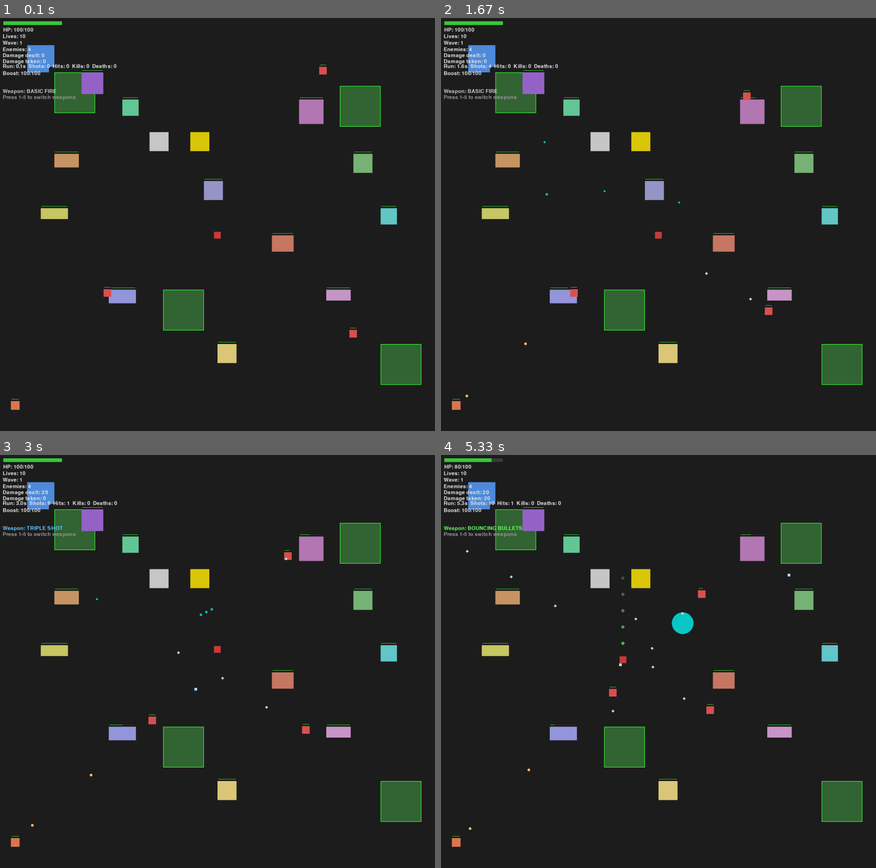
Above: before the commit, frames 1-4 (two rows, left to right).
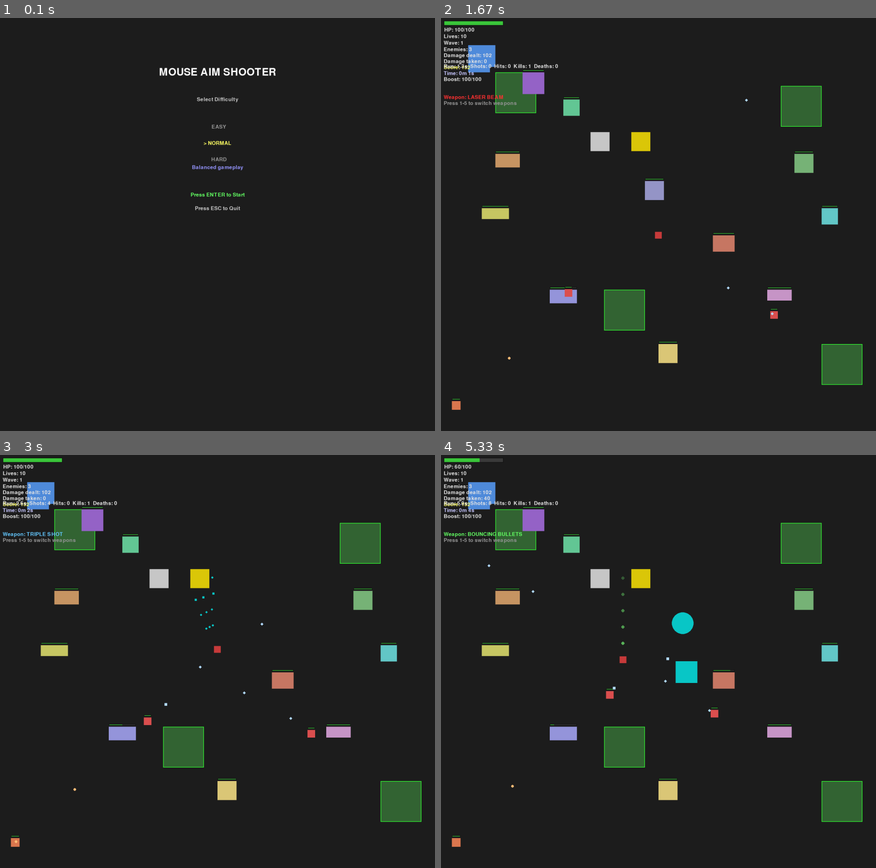
Above: after the commit, the same moments.

Repository: t-b-341/python-project---gpt_cursor-assisted
Game: pygame game, started from game.py
Same seed, same stepped clock (60 frames per second), same inputs: the game is played once before the commit and once after it.
Inputs (mouse positions are in pixels of both pictures, inside the frame that each line leads up to):
- Up to frame 1 (0.1 s): no input
- Up to frame 2 (1.67 s): tap Enter at 0.33 s; tap 6 at 0.67 s; press the mouse at (554, 150) at 1.03 s; move the mouse to (528, 187) at 1.13 s; release the mouse at (501, 224) at 1.27 s; press the mouse at (554, 150) at 1.37 s; move the mouse to (662, 228) at 1.47 s; release the mouse at (771, 302) at 1.6 s
- Up to frame 3 (3 s): tap Space at 1.67 s; click (182, 529) at 2.05 s; hold W 2.33-2.63 s; click (91, 587) at 2.42 s; tap 3 at 2.48 s; press the mouse at (182, 529) at 2.7 s; move the mouse to (187, 554) at 2.8 s; release the mouse at (191, 578) at 2.93 s
- Up to frame 4 (5.33 s): hold D 3-3.47 s; tap 5 at 3.15, 4.55 s; hold A 3.5-4.03 s; tap 3 at 3.65 s; hold S 4.07-4.37 s; tap 4 at 4.22, 5.32 s; hold A 4.4-4.8 s; press the mouse at (623, 529) at 4.87 s; move the mouse to (706, 599) at 4.97 s; release the mouse at (793, 669) at 5.1 s; hold W from 5.17 s (still down)

The runs differ from the first frame. In frame 1, 8.4% of the frame differs, in the area x 0-97%, y 0-95%; in frame 2, 1.0%; in frame 3, 1.0%; in frame 4, 1.5%.

Commit message:
big update again

Diff:
--- a/game.py
+++ b/game.py
@@ -41,9 +41,6 @@
 #make the map bigger, and add in more geometry, with areas of health recovery, and overshields (extra health bar that can be used to block damage)
 #--------------------------------------------------------
 #add a pickup that increases the player's overshield
-
-
-
 #FUTURE
 #SMALL FEATURES TO ADD; integrate C++ for the physics and collision detection?
 #multiple levels, with different themes and enemies, and pickups, and powerups
@@ -56,8 +53,6 @@
 #add a difficulty selector, so the player can choose the difficulty of the game, which impacts enemy spawns (more, harder enemies, fewer pickups?)
 #by end of game it's a bullet hell with the player having all their tools
 #add space bar to jump in direction of movement?
-
-
 #--------------------------------------------------------
 
 
@@ -156,11 +151,28 @@
 # ----------------------------
 # Game state
 # ----------------------------
+STATE_MENU = "MENU"
 STATE_PLAYING = "PLAYING"
 STATE_PAUSED = "PAUSED"
 STATE_CONTINUE = "CONTINUE"
-
-state = STATE_PLAYING
+STATE_ENDURANCE = "ENDURANCE"
+
+state = STATE_MENU
+
+# Difficulty settings
+DIFFICULTY_EASY = "EASY"
+DIFFICULTY_NORMAL = "NORMAL"
+DIFFICULTY_HARD = "HARD"
+difficulty = DIFFICULTY_NORMAL
+difficulty_selected = 1  # 0 = Easy, 1 = Normal, 2 = Hard
+difficulty_options = [DIFFICULTY_EASY, DIFFICULTY_NORMAL, DIFFICULTY_HARD]
+
+# Difficulty multipliers
+difficulty_multipliers = {
+    DIFFICULTY_EASY: {"enemy_hp": 0.7, "enemy_speed": 0.8, "enemy_spawn": 0.8, "pickup_spawn": 1.3},
+    DIFFICULTY_NORMAL: {"enemy_hp": 1.0, "enemy_speed": 1.0, "enemy_spawn": 1.0, "pickup_spawn": 1.0},
+    DIFFICULTY_HARD: {"enemy_hp": 1.5, "enemy_speed": 1.3, "enemy_spawn": 1.5, "pickup_spawn": 0.7},
+}
 
 pause_options = ["Continue", "Quit"]
 pause_selected = 0
@@ -190,6 +202,15 @@
 last_horizontal_key = None  # keycode of current "latest" horizontal key
 last_vertical_key = None  # keycode of current "latest" vertical key
 last_move_velocity = pygame.Vector2(0, 0)
+
+# Jump/Dash mechanic (space bar)
+jump_cooldown = 0.5  # seconds between jumps
+jump_cooldown_timer = 0.0
+jump_velocity = pygame.Vector2(0, 0)  # Current jump velocity
+jump_speed = 600  # pixels per second
+jump_duration = 0.15  # seconds
+jump_timer = 0.0
+is_jumping = False
 
 # Boost / slow
 boost_meter_max = 100.0
@@ -216,10 +237,17 @@
     "bullet_explosion_radius": 0.0,  # explosion radius in pixels (0 = no explosion)
 }
 
-# Weapon mode system (keys 1-5 to switch)
+# Weapon mode system (keys 1-6 to switch)
 # "basic" = normal bullets, "rocket" = rocket launcher, "triple" = triple shot,
-# "bouncing" = bouncing bullets, "giant" = giant bullets
+# "bouncing" = bouncing bullets, "giant" = giant bullets, "laser" = laser beam
 current_weapon_mode = "basic"
+
+# Laser beam system
+laser_beams: list[dict] = []  # List of active laser beams
+laser_length = 800  # Maximum laser length in pixels
+laser_damage = 50  # Damage per frame while on target
+laser_cooldown = 0.3  # Cooldown between laser shots
+laser_time_since_shot = 999.0
 
 # ----------------------------
 # World blocks
@@ -392,6 +420,8 @@
 enemies_spawned = 0
 enemies_killed = 0
 deaths = 0
+score = 0
+survival_time = 0.0  # Total time survived in seconds
 
 POS_SAMPLE_INTERVAL = 0.10
 pos_timer = 0.0
@@ -428,6 +458,19 @@
     if v.length_squared() == 0:
         return pygame.Vector2(1, 0)
     return v.normalize()
+
+
+def line_rect_intersection(start: pygame.Vector2, end: pygame.Vector2, rect: pygame.Rect) -> pygame.Vector2 | None:
+    """Find the closest intersection point between a line and a rectangle."""
+    # Check if line intersects with rectangle
+    clipped = rect.clipline(start, end)
+    if not clipped:
+        return None
+    # Return the point closest to start
+    p1, p2 = clipped
+    dist1 = (pygame.Vector2(p1) - start).length_squared()
+    dist2 = (pygame.Vector2(p2) - start).length_squared()
+    return pygame.Vector2(p1) if dist1 < dist2 else pygame.Vector2(p2)
 
 
 def can_move_rect(rect: pygame.Rect, dx: int, dy: int, other_rects: list[pygame.Rect]) -> bool:
@@ -534,9 +577,14 @@
     """Spawn a new wave with scaling."""
     global enemies, wave_active
     enemies = []
-    hp_scale = 1.0 + 0.15 * (wave_num - 1)
-    speed_scale = 1.0 + 0.05 * (wave_num - 1)
-    count = min(base_enemies_per_wave + enemy_spawn_boost_level + 2 * (wave_num - 1), max_enemies_per_wave)
+    # Apply difficulty multipliers
+    diff_mult = difficulty_multipliers[difficulty]
+    hp_scale = (1.0 + 0.15 * (wave_num - 1)) * diff_mult["enemy_hp"]
+    speed_scale = (1.0 + 0.05 * (wave_num - 1)) * diff_mult["enemy_speed"]
+    # Apply difficulty to enemy count
+    diff_mult = difficulty_multipliers[difficulty]
+    base_count = base_enemies_per_wave + enemy_spawn_boost_level + 2 * (wave_num - 1)
+    count = min(int(base_count * diff_mult["enemy_spawn"]), max_enemies_per_wave)
 
     spawned: list[dict] = []
     for _ in range(count):
@@ -585,6 +633,47 @@
     })
 
 
+def spawn_weapon_drop(enemy: dict):
+    """Spawn a weapon drop from a killed enemy."""
+    enemy_type = enemy.get("type", "grunt")
+    weapon_drop_map = {
+        "grunt": "basic",
+        "stinky": "basic",
+        "heavy": "rocket",
+        "baka": "triple",
+        "neko neko desu": "bouncing",
+        "BIG NEKU": "giant",
+        "bouncer": "bouncing",
+    }
+    # 30% chance to drop weapon
+    if random.random() < 0.3 and enemy_type in weapon_drop_map:
+        weapon_type = weapon_drop_map[enemy_type]
+        # Spawn weapon pickup at enemy location
+        weapon_pickup_size = (28, 28)
+        weapon_pickup_rect = pygame.Rect(
+            enemy["rect"].centerx - weapon_pickup_size[0] // 2,
+            enemy["rect"].centery - weapon_pickup_size[1] // 2,
+            weapon_pickup_size[0],
+            weapon_pickup_size[1]
+        )
+        weapon_colors_map = {
+            "basic": (200, 200, 200),
+            "rocket": (255, 100, 0),
+            "triple": (100, 200, 255),
+            "bouncing": (100, 255, 100),
+            "giant": (255, 200, 0),
+            "laser": (255, 50, 50),
+        }
+        pickups.append({
+            "type": weapon_type,
+            "rect": weapon_pickup_rect,
+            "color": weapon_colors_map.get(weapon_type, (180, 100, 255)),
+            "timer": 10.0,  # Weapon pickups last 10 seconds
+            "age": 0.0,
+            "is_weapon_drop": True,  # Mark as weapon drop
+        })
+
+
 def draw_health_bar(x, y, w, h, hp, max_hp):
     hp = max(0, min(hp, max_hp))
     pygame.draw.rect(screen, (60, 60, 60), (x, y, w, h))
@@ -799,12 +888,20 @@
     global player_hp, player_time_since_shot, pos_timer
     global enemies, player_bullets, enemy_projectiles, wave_number, time_to_next_wave, wave_active
     global current_weapon_mode, overshield
+    global jump_cooldown_timer, jump_timer, is_jumping, jump_velocity
+    global laser_beams, laser_time_since_shot
 
     player_hp = player_max_hp
     overshield = 0  # Reset overshield
     player_time_since_shot = 999.0
+    laser_time_since_shot = 999.0
     pos_timer = 0.0
     current_weapon_mode = "basic"  # Reset to basic weapon
+    jump_cooldown_timer = 0.0
+    jump_timer = 0.0
+    is_jumping = False
+    jump_velocity = pygame.Vector2(0, 0)
+    laser_beams.clear()
 
     player.x = (WIDTH - player.w) // 2
     player.y = (HEIGHT - player.h) // 2
@@ -821,8 +918,8 @@
 # ----------------------------
 # Start run + log initial spawns
 # ----------------------------
-run_id = telemetry.start_run(run_started_at, player_max_hp)
-start_wave(wave_number)
+run_id = None  # Will be set when game starts
+# Don't start wave automatically - wait for menu selection
 
 
 # ----------------------------
@@ -835,6 +932,7 @@
 
         if state == STATE_PLAYING:
             run_time += dt
+            survival_time += dt  # Track total survival time
             player_time_since_shot += dt
 
         # --- Events ---
@@ -857,7 +955,7 @@
                 if event.key in (controls["move_up"], controls["move_down"]):
                     last_vertical_key = event.key
 
-                # Weapon switching (keys 1-5)
+                # Weapon switching (keys 1-6)
                 if state == STATE_PLAYING:
                     if event.key == pygame.K_1:
                         current_weapon_mode = "basic"
@@ -869,6 +967,37 @@
                         current_weapon_mode = "bouncing"
                     elif event.key == pygame.K_5:
                         current_weapon_mode = "giant"
+                    elif event.key == pygame.K_6:
+                        current_weapon_mode = "laser"
+                    # Space bar jump/dash in direction of movement
+                    elif event.key == pygame.K_SPACE and jump_cooldown_timer <= 0.0 and not is_jumping:
+                        if last_move_velocity.length_squared() > 0:
+                            # Jump in direction of movement
+                            jump_dir = last_move_velocity.normalize()
+                            jump_velocity = jump_dir * jump_speed
+                            jump_timer = jump_duration
+                            is_jumping = True
+                            jump_cooldown_timer = jump_cooldown
+                        elif move_dir.length_squared() > 0:
+                            # Fallback: use current move direction
+                            jump_dir = move_dir.normalize()
+                            jump_velocity = jump_dir * jump_speed
+                            jump_timer = jump_duration
+                            is_jumping = True
+                            jump_cooldown_timer = jump_cooldown
+
+                # Menu navigation
+                if state == STATE_MENU:
+                    if event.key == pygame.K_UP or event.key == pygame.K_w:
+                        difficulty_selected = (difficulty_selected - 1) % len(difficulty_options)
+                    elif event.key == pygame.K_DOWN or event.key == pygame.K_s:
+                        difficulty_selected = (difficulty_selected + 1) % len(difficulty_options)
+                    elif event.key == pygame.K_RETURN or event.key == pygame.K_SPACE:
+                        # Start game with selected difficulty
+                        difficulty = difficulty_options[difficulty_selected]
+                        state = STATE_PLAYING
+                        run_id = telemetry.start_run(run_started_at, player_max_hp)
+                        start_wave(wave_number)
 
                 if event.key == pygame.K_ESCAPE:
                     if state == STATE_PLAYING:
@@ -880,6 +1009,8 @@
                         running = False
                     elif state == STATE_CONTROLS:
                         state = STATE_PAUSED
+                    elif state == STATE_MENU:
+                        running = False
 
                 if event.key == pygame.K_p:
                     if state == STATE_PLAYING:
@@ -1014,19 +1145,113 @@
             else:
                 last_move_velocity = pygame.Vector2(0, 0)
 
-            move_x = int(last_move_velocity.x * dt)
-            move_y = int(last_move_velocity.y * dt)
+            # Update jump timers
+            if jump_cooldown_timer > 0.0:
+                jump_cooldown_timer -= dt
+            if is_jumping:
+                jump_timer -= dt
+                if jump_timer <= 0.0:
+                    is_jumping = False
+                    jump_velocity = pygame.Vector2(0, 0)
+
+            # Apply jump velocity if jumping
+            total_velocity = last_move_velocity.copy()
+            if is_jumping:
+                # Apply jump velocity (decay over time)
+                jump_factor = jump_timer / jump_duration
+                total_velocity += jump_velocity * jump_factor
+
+            move_x = int(total_velocity.x * dt)
+            move_y = int(total_velocity.y * dt)
 
             # Shooting
-            # Apply both temporary and permanent fire rate multipliers
-            temp_mult = fire_rate_mult if fire_rate_buff_t > 0 else 1.0
-            perm_mult = 1.0 / player_stat_multipliers["firerate"] if player_stat_multipliers["firerate"] > 1.0 else 1.0
-            # Rocket launcher has slower fire rate
-            rocket_mult = 3.5 if current_weapon_mode == "rocket" else 1.0
-            effective_cooldown = player_shoot_cooldown * temp_mult * perm_mult * rocket_mult
-            if pygame.mouse.get_pressed(3)[0] and player_time_since_shot >= effective_cooldown:
-                spawn_player_bullet_and_log()
-                player_time_since_shot = 0.0
+            laser_time_since_shot += dt
+            if current_weapon_mode == "laser":
+                # Laser beam weapon - continuous beam while mouse is held
+                if pygame.mouse.get_pressed(3)[0] and laser_time_since_shot >= laser_cooldown:
+                    # Create or update laser beam
+                    mouse_x, mouse_y = pygame.mouse.get_pos()
+                    player_center = pygame.Vector2(player.center)
+                    mouse_pos = pygame.Vector2(mouse_x, mouse_y)
+                    direction = (mouse_pos - player_center)
+                    if direction.length_squared() > 0:
+                        direction = direction.normalize()
+                        # Calculate laser end point (stops at blocks or enemies)
+                        laser_end = player_center + direction * laser_length
+                        closest_hit = None
+                        closest_dist = laser_length
+
+                        # Check collision with blocks first (solid blocks stop laser)
+                        for blk in blocks:
+                            hit = line_rect_intersection(player_center, laser_end, blk["rect"])
+                            if hit:
+                                dist = (hit - player_center).length()
+                                if dist < closest_dist:
+                                    closest_dist = dist
+                                    closest_hit = hit
+                                    laser_end = hit
+
+                        # Check collision with destructible blocks (can damage them)
+                        for db in destructible_blocks[:]:
+                            hit = line_rect_intersection(player_center, laser_end, db["rect"])
+                            if hit:
+                                dist = (hit - player_center).length()
+                                if dist < closest_dist:
+                                    closest_dist = dist
+                                    closest_hit = hit
+                                    laser_end = hit
+                                # Damage destructible block
+                                db["hp"] -= laser_damage * dt * 60  # Damage per second
+                                if db["hp"] <= 0:
+                                    destructible_blocks.remove(db)
+
+                        # Check collision with enemies (can damage them)
+                        for e in enemies[:]:
+                            hit = line_rect_intersection(player_center, laser_end, e["rect"])
+                            if hit:
+                                dist = (hit - player_center).length()
+                                if dist < closest_dist:
+                                    closest_dist = dist
+                                    closest_hit = hit
+                                    laser_end = hit
+                                # Damage enemy continuously
+                                e["hp"] -= laser_damage * dt * 60
+                                damage_dealt += int(laser_damage * dt * 60)
+                                if e["hp"] <= 0:
+                                    spawn_weapon_drop(e)
+                                    enemies.remove(e)
+                                    enemies_killed += 1
+                                    # Score calculation
+                                    base_points = 100
+                                    wave_bonus = wave_number * 50
+                                    time_bonus = int(run_time * 2)
+                                    score += base_points + wave_bonus + time_bonus
+                        # Store laser beam for drawing
+                        if len(laser_beams) == 0:
+                            laser_beams.append({
+                                "start": player_center,
+                                "end": laser_end,
+                                "color": (255, 50, 50),  # Bright red
+                                "width": 8,
+                            })
+                        else:
+                            laser_beams[0]["start"] = player_center
+                            laser_beams[0]["end"] = laser_end
+                else:
+                    # Clear laser when not shooting
+                    laser_beams.clear()
+            else:
+                # Normal shooting for other weapons
+                # Apply both temporary and permanent fire rate multipliers
+                temp_mult = fire_rate_mult if fire_rate_buff_t > 0 else 1.0
+                perm_mult = 1.0 / player_stat_multipliers["firerate"] if player_stat_multipliers["firerate"] > 1.0 else 1.0
+                # Rocket launcher has slower fire rate
+                rocket_mult = 3.5 if current_weapon_mode == "rocket" else 1.0
+                effective_cooldown = player_shoot_cooldown * temp_mult * perm_mult * rocket_mult
+                if pygame.mouse.get_pressed(3)[0] and player_time_since_shot >= effective_cooldown:
+                    spawn_player_bullet_and_log()
+                    player_time_since_shot = 0.0
+                player_time_since_shot += dt
 
             move_player_with_push(player, move_x, move_y, blocks)
 
@@ -1106,9 +1331,11 @@
                     spawn_enemy_projectile(e)
                     e["time_since_shot"] = 0.0
 
-            # Pickup spawning
+            # Pickup spawning (affected by difficulty)
+            diff_mult = difficulty_multipliers[difficulty]
+            effective_spawn_interval = PICKUP_SPAWN_INTERVAL / diff_mult["pickup_spawn"]
             pickup_spawn_timer += dt
-            if pickup_spawn_timer >= PICKUP_SPAWN_INTERVAL:
+            if pickup_spawn_timer >= effective_spawn_interval:
                 pickup_spawn_timer = 0.0
                 # Randomize pickup type - player never knows what they'll get
                 pickup_types = [
@@ -1300,8 +1527,14 @@
                                     if other_e["hp"] <= 0:
                                         try:
                                             idx = enemies.index(other_e)
+                                            spawn_weapon_drop(other_e)
                                             enemies.pop(idx)
                                             enemies_killed += 1
+                                            # Score calculation for explosion kills
+                                            base_points = 100
+                                            wave_bonus = wave_number * 50
+                                            time_bonus = int(run_time * 2)
+                                            score += base_points + wave_bonus + time_bonus
                                         except ValueError:
                                             pass
 
@@ -1333,8 +1566,14 @@
                         player_bullets.remove(b)
 
                     if killed:
+                        spawn_weapon_drop(e)
                         enemies.pop(hit_enemy_index)
                         enemies_killed += 1
+                        # Score calculation: base points + wave bonus + time bonus
+                        base_points = 100
+                        wave_bonus = wave_number * 50
+                        time_bonus = int(run_time * 2)  # 2 points per second survived
+                        score += base_points + wave_bonus + time_bonus
 
                     # If bullet was removed, continue to next bullet
                     if b not in player_bullets:
@@ -1482,6 +1721,31 @@
         # --- Draw ---
         screen.fill((30, 30, 30))
 
+        # Menu screen
+        if state == STATE_MENU:
+            draw_centered_text("MOUSE AIM SHOOTER", 200, (255, 255, 255), use_big=True)
+            draw_centered_text("Select Difficulty", 300, (200, 200, 200))
+
+            y_start = 400
+            for i, diff_option in enumerate(difficulty_options):
+                color = (255, 255, 100) if i == difficulty_selected else (150, 150, 150)
+                prefix = "> " if i == difficulty_selected else "  "
+                draw_centered_text(f"{prefix}{diff_option}", y_start + i * 60, color)
+
+            draw_centered_text("Press ENTER to Start", 650, (100, 255, 100))
+            draw_centered_text("Press ESC to Quit", 700, (200, 200, 200))
+
+            # Show difficulty descriptions
+            diff_descriptions = {
+                DIFFICULTY_EASY: "Easier enemies, more pickups",
+                DIFFICULTY_NORMAL: "Balanced gameplay",
+                DIFFICULTY_HARD: "Harder enemies, fewer pickups",
+            }
+            draw_centered_text(diff_descriptions[difficulty_options[difficulty_selected]], 550, (150, 150, 255))
+
+            pygame.display.flip()
+            continue
+
         for blk in blocks:
             pygame.draw.rect(screen, blk["color"], blk["rect"])
 
@@ -1553,6 +1817,14 @@
                 )
             screen.blit(path_overlay, (0, 0))
 
+        # Draw laser beams
+        for laser in laser_beams:
+            pygame.draw.line(screen, laser["color"], laser["start"], laser["end"], laser["width"])
+            # Draw glow effect
+            glow_surf = pygame.Surface((WIDTH, HEIGHT), pygame.SRCALPHA)
+            pygame.draw.line(glow_surf, (*laser["color"], 100), laser["start"], laser["end"], laser["width"] + 4)
+            screen.blit(glow_surf, (0, 0))
+
         for b in player_bullets:
             draw_projectile(b["rect"], b.get("color", player_bullets_color), b.get("shape", "square"))
             # Draw explosion radius indicator if bullet has explosion
@@ -1596,14 +1868,16 @@
         screen.blit(font.render(wave_text, True, (230, 230, 230)), (10, lives_y + 48))
         screen.blit(font.render(f"Damage dealt: {damage_dealt}", True, (230, 230, 230)), (10, lives_y + 70))
         screen.blit(font.render(f"Damage taken: {damage_taken}", True, (230, 230, 230)), (10, lives_y + 92))
-        screen.blit(font.render(f"Boost: {int(boost_meter)}/{int(boost_meter_max)}", True, (230, 230, 230)), (10, lives_y + 136))
+        screen.blit(font.render(f"Score: {score:,}", True, (255, 255, 100)), (10, lives_y + 114))
+        screen.blit(font.render(f"Time: {int(survival_time//60)}m {int(survival_time%60)}s", True, (200, 200, 255)), (10, lives_y + 136))
+        screen.blit(font.render(f"Boost: {int(boost_meter)}/{int(boost_meter_max)}", True, (230, 230, 230)), (10, lives_y + 158))
         if fire_rate_buff_t > 0:
-            screen.blit(font.render(f"Firerate buff: {fire_rate_buff_t:.1f}s", True, (255, 220, 120)), (10, lives_y + 158))
+            screen.blit(font.render(f"Firerate buff: {fire_rate_buff_t:.1f}s", True, (255, 220, 120)), (10, lives_y + 180))
         if enemy_spawn_boost_level > 0:
-            screen.blit(font.render(f"Enemy spawn boost: +{enemy_spawn_boost_level}", True, (255, 140, 220)), (10, lives_y + 180))
+            screen.blit(font.render(f"Enemy spawn boost: +{enemy_spawn_boost_level}", True, (255, 140, 220)), (10, lives_y + 202))
 
         # Display permanent stat upgrades
-        y_offset = lives_y + 202
+        y_offset = lives_y + 224
         if player_stat_multipliers["speed"] > 1.0:
             screen.blit(font.render(f"Speed: +{int((player_stat_multipliers['speed']-1.0)*100)}%", True, (150, 255, 150)), (10, y_offset))
             y_offset += 22
@@ -1625,14 +1899,16 @@
             "rocket": "ROCKET LAUNCHER",
             "triple": "TRIPLE SHOT",
             "bouncing": "BOUNCING BULLETS",
-            "giant": "GIANT BULLETS (10x)"
+            "giant": "GIANT BULLETS (10x)",
+            "laser": "LASER BEAM"
         }
         weapon_colors = {
             "basic": (200, 200, 200),
             "rocket": (255, 100, 0),
             "triple": (100, 200, 255),
             "bouncing": (100, 255, 100),
-            "giant": (255, 200, 0)
+            "giant": (255, 200, 0),
+            "laser": (255, 50, 50)
         }
         screen.blit(font.render(f"Weapon: {weapon_names.get(current_weapon_mode, 'UNKNOWN')}", True, weapon_colors.get(current_weapon_mode, (255, 255, 255))), (10, y_offset))
         y_offset += 22
Binary file changed: game_telemetry.db
